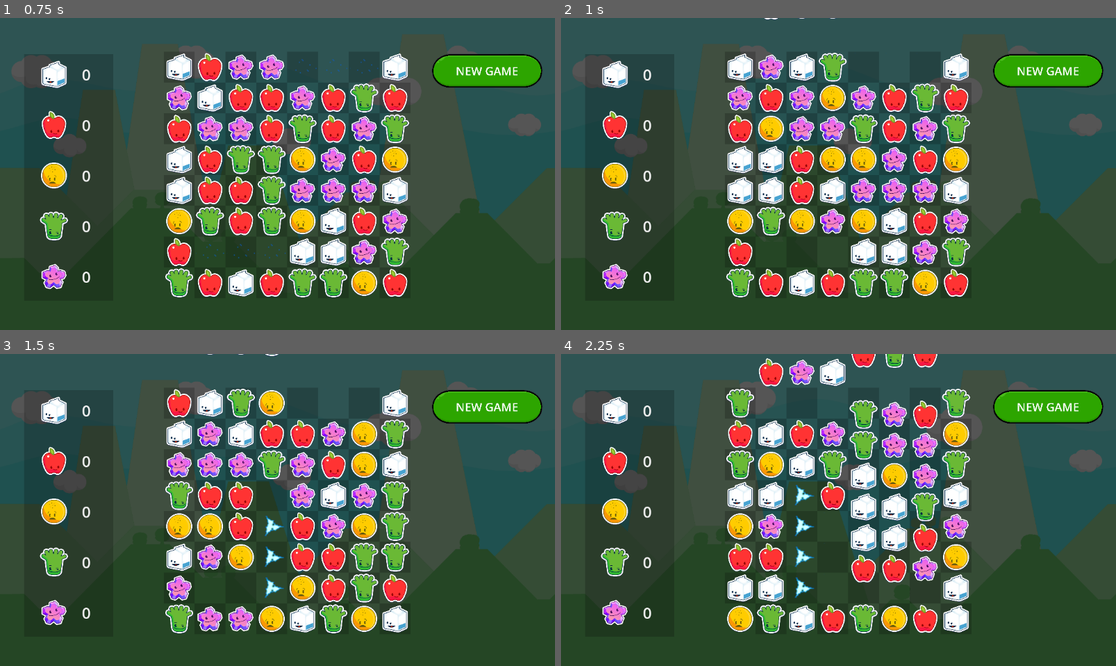
Above: before the commit, frames 1-4 (two rows, left to right).
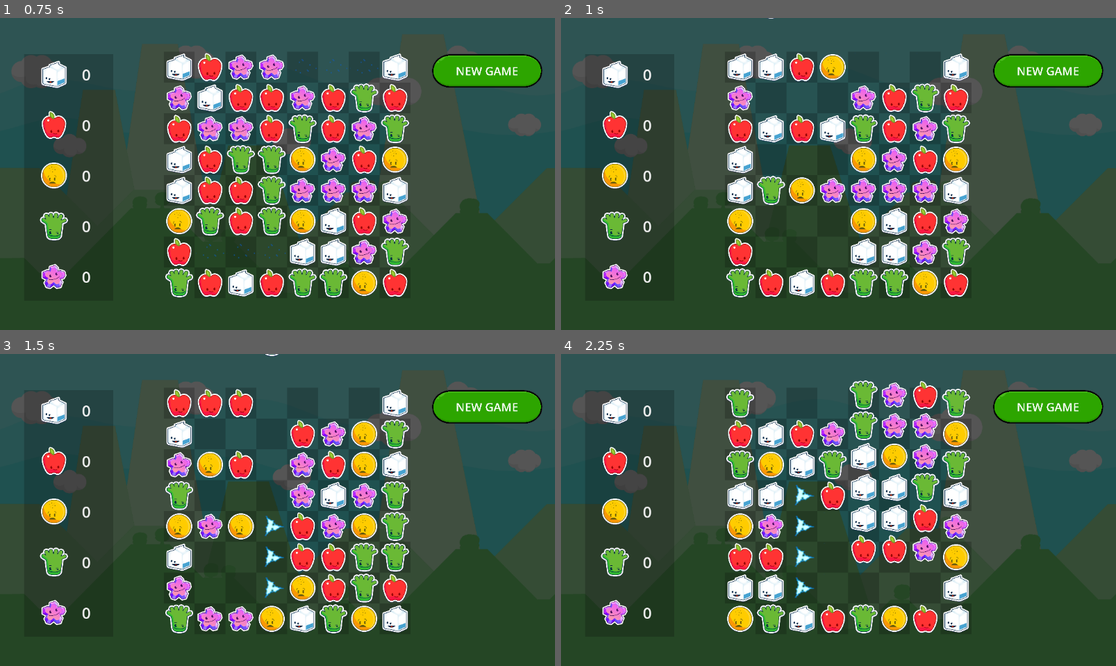
Above: after the commit, the same moments.

Repository: gitbrent/godot-match-3
Game: Godot game, scene res://game.tscn
The game is run twice, just before and just after one commit, with the same random seed, the same clock (stepped at 60 frames per second) and the same inputs.
Inputs:
- Up to frame 1 (0.75 s): click "NEW GAME" at 0.5 s
- Up to frame 2 (1 s): no input
- Up to frame 3 (1.5 s): click "NEW GAME" at 1.25 s
- Up to frame 4 (2.25 s): click "NEW GAME" at 2 s

Frame 1 is identical in both runs. In frame 2, 5.8% of the frame differs, in the area x 35-52%, y 0-70%; in frame 3, 4.7%; in frame 4, 8.9%, in the area x 35-69%, y 0-74%.

Commit message:
added `drop height` to refill

Diff:
--- a/game_board/GameBoard.gd
+++ b/game_board/GameBoard.gd
@@ -317,21 +317,35 @@
 
 func refill_column(column_index: int, highest_exploded_row: int):
 	var column = hbox_container.get_child(column_index)
+	debug_print_column_ascii(column, column_index)
 
 	# Move gems down. Start moving from the first row below the highest exploded row.
 	# This assumes the highest exploded row is the highest index (e.g., row 2 in a 0-indexed array if row 2 was exploded).
 	for i in range(highest_exploded_row, column.get_child_count()):
 		var target_gem_cell = column.get_child(i - highest_exploded_row)
 		var source_gem_cell = column.get_child(i)
-		target_gem_cell.replace_gem(source_gem_cell.gem_color)  # Assuming replace_gem immediately updates the gem
+		var rows_to_drop = i - (i - highest_exploded_row - 1)
+		target_gem_cell.replace_gem(source_gem_cell.gem_color, rows_to_drop)
 
 	# Refill the top rows that have been vacated by shifting down
 	for i in range(highest_exploded_row):
 		var gem_cell = column.get_child(i)
 		var random_color = GEM_COLORS[randi() % GEM_COLORS.size()]
-		gem_cell.replace_gem(random_color)  # This will also handle animation
+		gem_cell.replace_gem(random_color, highest_exploded_row + 1 - i)  # Calculate the rows to drop for new gems
 
 # DEBUG =======================================================================
+
+func debug_print_column_ascii(column: VBoxContainer, column_index: int):
+	#print("Column ", column_index, " state:")
+	var output = ""
+	for i in range(column.get_child_count() - 1, -1, -1):  # Print from top to bottom
+		var gem_cell = column.get_child(i) as GemCell
+		if gem_cell != null:
+			output += "[ " + Enums.get_color_name_by_value(gem_cell.gem_color).substr(0,1) + " ]"  # Append each gem's color to the output string
+		else:
+			output += "[   ]"  # Append empty brackets for null or missing gems
+	print("Column ", column_index, " state: ", output)
+	#print(output)  # Print the entire column state as one line
 
 func debug_print_ascii_table(affected_cells: Array):
 	var num_columns: int = hbox_container.get_child_count()
--- a/game_board/GemCell.gd
+++ b/game_board/GemCell.gd
@@ -33,24 +33,25 @@
 	play_selected_anim(false)
 	play_anim_explode()
 
-func replace_gem(colorIn: Enums.GemColor):
-	# A:
-	var beg_pos = Vector2(sprite.global_position.x, sprite.global_position.y - DROP_OFFSET)
+func replace_gem(colorIn: Enums.GemColor, rows_to_drop: int = 1):
+	# Calculate the beginning position based on how many rows the gem needs to drop
+	var drop_height = DROP_OFFSET * rows_to_drop
+	var beg_pos = Vector2(sprite.global_position.x, sprite.global_position.y - drop_height)
 	sprite.global_position = beg_pos
-	# 3:
+
+	# Initialize the gem with the new color and ensure it's visible
 	initialize(colorIn)
-	sprite.visible = true # it'll be invisible after explosion
-	# 4:
-	call_deferred("drop_in_gem")
+	sprite.visible = true  # Make sure the sprite is visible if it was hidden after explosion
 
-func drop_in_gem():
+	# Call the drop animation deferred to ensure it starts after other logic
+	call_deferred("drop_in_gem", drop_height)
+
+func drop_in_gem(drop_height: float):
 	const DROP_TIME = Enums.TWEEN_TIME * 2
 	await get_tree().create_timer(DROP_TIME).timeout
-	# tween "fall" into place
-	var beg_pos = sprite.global_position
-	var end_pos = Vector2(sprite.global_position.x, sprite.global_position.y + DROP_OFFSET)
-	sprite.global_position = beg_pos
-	#sprite.visible = true
+
+	# Tween the "fall" animation from the starting point to the final position
+	var end_pos = Vector2(sprite.global_position.x, sprite.global_position.y + drop_height)
 	var tween = get_tree().create_tween()
 	tween.tween_property(sprite, "global_position", end_pos, DROP_TIME)
 
